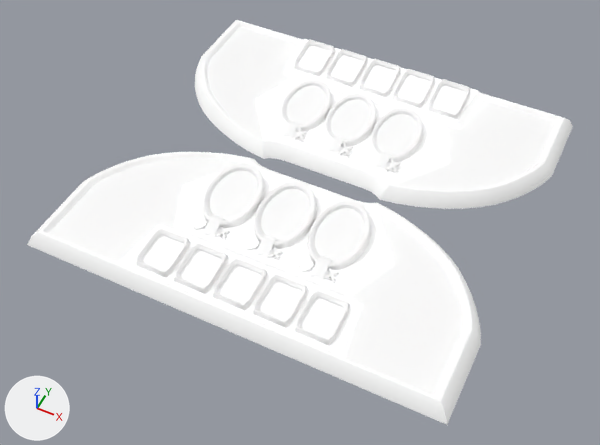
An edit to the FBX model Turn_Game/Assets/FBX/Table.fbx, drawn before and after from the same camera.
Camera for both pictures: a camera (50 mm lens) standing at (8.37, -14.43, 19.88) and looking at (0.03, 2.25, -0.98). The axes (+X, +Y, +Z) are drawn at lower left. The lights are the same throughout. Where no turn or scale is listed for an object, it has been applied to the vertices.

Objects in the first picture: 'ChampionSlot_1', 'ChampionSlot_2', 'ChampionSlot_3', 'EnemySlot_1', 'EnemySlot_2', 'EnemySlot_3', 'Special_1', 'Special_1.001', 'Table_1', 'Table_1.001'.
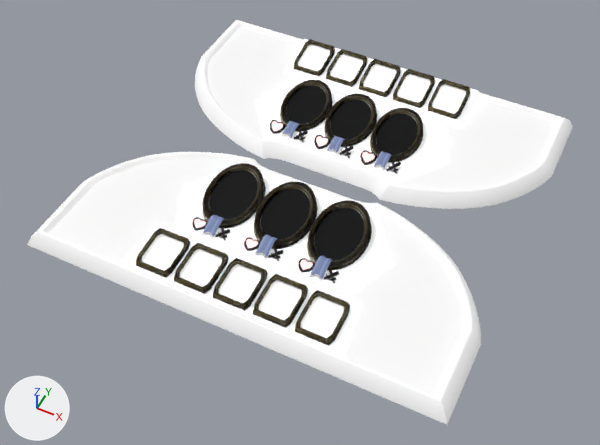
Where the change shows, as pixel boxes (x1, y1, x2, y2) in the pictures (600 x 445 px):
'Special_1', surface changed (white to brown): (136, 228, 350, 346) in both
'ChampionSlot_3', surface changed (white to black): (298, 200, 372, 283) in both
'ChampionSlot_2', surface changed (white to black): (244, 182, 318, 261) in both
'ChampionSlot_1', surface changed (white to black): (192, 163, 266, 240) in both
'EnemySlot_3', surface changed (white to black): (360, 108, 423, 174) in both
'EnemySlot_2', surface changed (white to black): (314, 94, 377, 158) in both
'EnemySlot_1', surface changed (white to black): (270, 80, 333, 142) in both
'Special_1.001', surface changed (white to brown): (293, 39, 470, 119) in both

The change, as a diff of the scene's bpy script:
```diff
--- a/Turn_Game/Assets/FBX/Table.fbx.py
+++ b/Turn_Game/Assets/FBX/Table.fbx.py
@@ mat_championsslot_frame @@
 n0 = _N.new('ShaderNodeBsdfPrincipled'); n0.name = 'Principled BSDF'
-n0.inputs[0].default_value = (1.0, 1.0, 1.0, 1.0)  # 'Base Color', white #ffffff
 n0.inputs[2].default_value = 0.69  # 'Roughness'
 n1 = _N.new('ShaderNodeOutputMaterial'); n1.name = 'Material Output'
+n2 = _N.new('ShaderNodeTexImage'); n2.name = 'Image Texture'
+n2.image = img_championsslottex_png
+n3 = _N.new('ShaderNodeTexImage'); n3.name = 'Image Texture.001'
+n3.image = img_championsslottex_png
+n4 = _N.new('ShaderNodeNormalMap'); n4.name = 'Normal Map'
 _L.new(n0.outputs[0], n1.inputs[0])  # 'BSDF' to 'Surface'
+_L.new(n2.outputs[0], n0.inputs[0])  # 'Color' to 'Base Color'
+_L.new(n3.outputs[0], n4.inputs[1])  # 'Color' to 'Color'
+_L.new(n4.outputs[0], n0.inputs[5])  # 'Normal' to 'Normal'
@@ mat_championsslot_flag @@
 mat_championsslot_flag = principled_material('ChampionsSlot_Flag')
-mat_championsslot_flag.base_color = (1.0, 1.0, 1.0)  # white #ffffff
+mat_championsslot_flag.texture = img_championsslottex_png
 mat_championsslot_flag.roughness = 0.69
@@ mat_championsslot_swords @@
 n0 = _N.new('ShaderNodeBsdfPrincipled'); n0.name = 'Principled BSDF'
-n0.inputs[0].default_value = (1.0, 1.0, 1.0, 1.0)  # 'Base Color', white #ffffff
 n0.inputs[2].default_value = 0.69  # 'Roughness'
 n1 = _N.new('ShaderNodeOutputMaterial'); n1.name = 'Material Output'
+n2 = _N.new('ShaderNodeTexImage'); n2.name = 'Image Texture'
+n2.image = img_championsslottex_png
+n3 = _N.new('ShaderNodeTexImage'); n3.name = 'Image Texture.001'
+n3.image = img_championsslottex_png
+n4 = _N.new('ShaderNodeNormalMap'); n4.name = 'Normal Map'
 _L.new(n0.outputs[0], n1.inputs[0])  # 'BSDF' to 'Surface'
+_L.new(n2.outputs[0], n0.inputs[0])  # 'Color' to 'Base Color'
+_L.new(n3.outputs[0], n4.inputs[1])  # 'Color' to 'Color'
+_L.new(n4.outputs[0], n0.inputs[5])  # 'Normal' to 'Normal'
@@ mat_skillsframe @@
 n0 = _N.new('ShaderNodeBsdfPrincipled'); n0.name = 'Principled BSDF'
-n0.inputs[0].default_value = (1.0, 1.0, 1.0, 1.0)  # 'Base Color', white #ffffff
 n0.inputs[2].default_value = 0.69  # 'Roughness'
 n1 = _N.new('ShaderNodeOutputMaterial'); n1.name = 'Material Output'
+n2 = _N.new('ShaderNodeTexImage'); n2.name = 'Image Texture'
+n2.image = img_skillsframetex_png
+n3 = _N.new('ShaderNodeTexImage'); n3.name = 'Image Texture.001'
+n3.image = img_skillsframetex_png
+n4 = _N.new('ShaderNodeNormalMap'); n4.name = 'Normal Map'
 _L.new(n0.outputs[0], n1.inputs[0])  # 'BSDF' to 'Surface'
+_L.new(n2.outputs[0], n0.inputs[0])  # 'Color' to 'Base Color'
+_L.new(n3.outputs[0], n4.inputs[1])  # 'Color' to 'Color'
+_L.new(n4.outputs[0], n0.inputs[5])  # 'Normal' to 'Normal'
```
